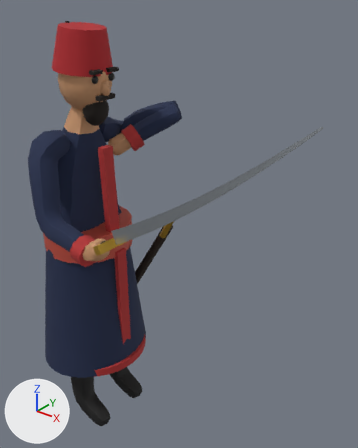
An edit to the glTF model models/era2/usmonli_qomondon.glb, drawn before and after from the same camera.
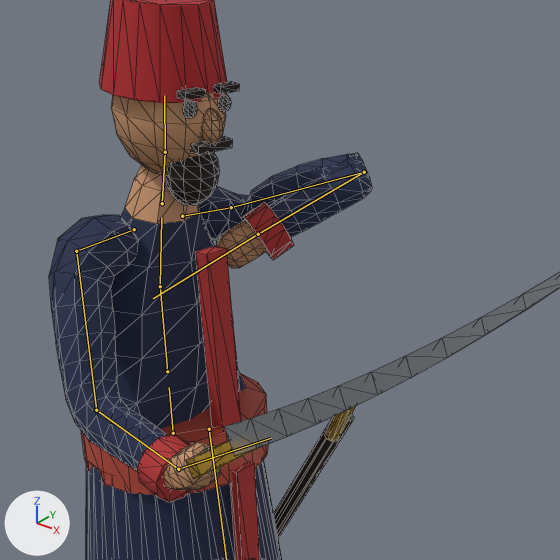
Each version is shown whole from a 50 mm camera at (1.492, -1.26, 1.906) aimed at (0.401, 0.103, 1.06), then close up on the part from 1% to 76% of the width and 6% to 66% of the height. The lights are fixed; the arrows at lower left show +X, +Y and +Z. The first two pictures are the older version. Both versions are drawn at frame 24 of the action 'Block'; the numbers are the values there. The bones that change, and the others that lie on the model, are drawn over the model as lines in the close-ups. The close-ups show mesh edges as thin lines.

Objects in the first close-up: 'Body', 'Sword'.
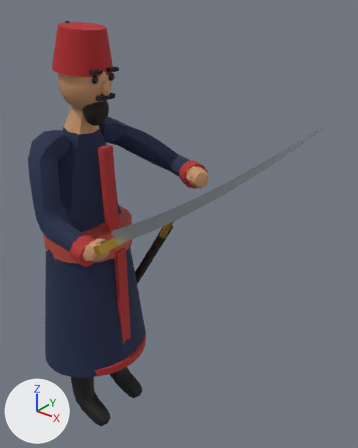
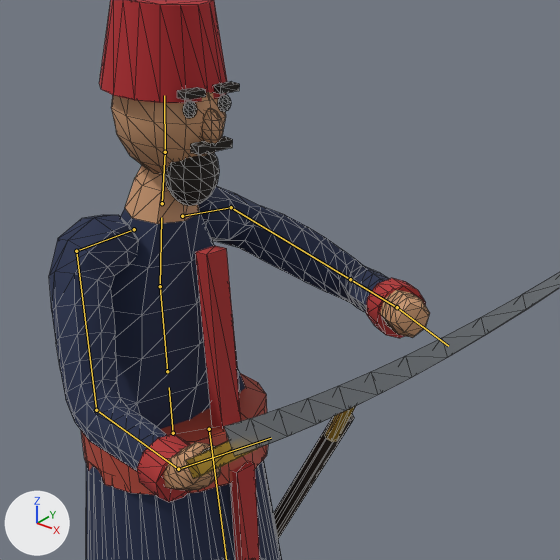
What changed in the scene script:
```text
Change bone_upperarm_l:
    where bone_upperarm_l = bpy.data.objects['Rig'].pose.bones['UpperArm.L']  # child of 'Shoulder.L'
    bone_upperarm_l.rotation_quaternion: (0.527, 0.103, -0.276, -0.797) -> (0.829, 0.087, -0.135, -0.535)  # degrees (34, -7, -115) -> degrees (17, -7, -67)
Change bone_forearm_l:
    where bone_forearm_l = bpy.data.objects['Rig'].pose.bones['ForeArm.L']  # child of 'UpperArm.L'
    bone_forearm_l.rotation_quaternion: (0.139, -0.825, 0.177, -0.518) -> (0.807, -0.193, 0.387, -0.402)  # degrees (-136, -54, -47) -> degrees (-45, 28, -65)
```

Changed parts and their boxes (x1, y1, x2, y2) in the close-ups (560 x 560 px):
'Body', posed
    before: (49, 0, 372, 560)
    after: (49, 0, 430, 560)
bone 'UpperArm.L', root to tip
    before: (231, 207) to (364, 172)
    after: (231, 207) to (350, 279)
bone 'ForeArm.L', root to tip
    before: (364, 172) to (258, 234)
    after: (350, 279) to (397, 307)
